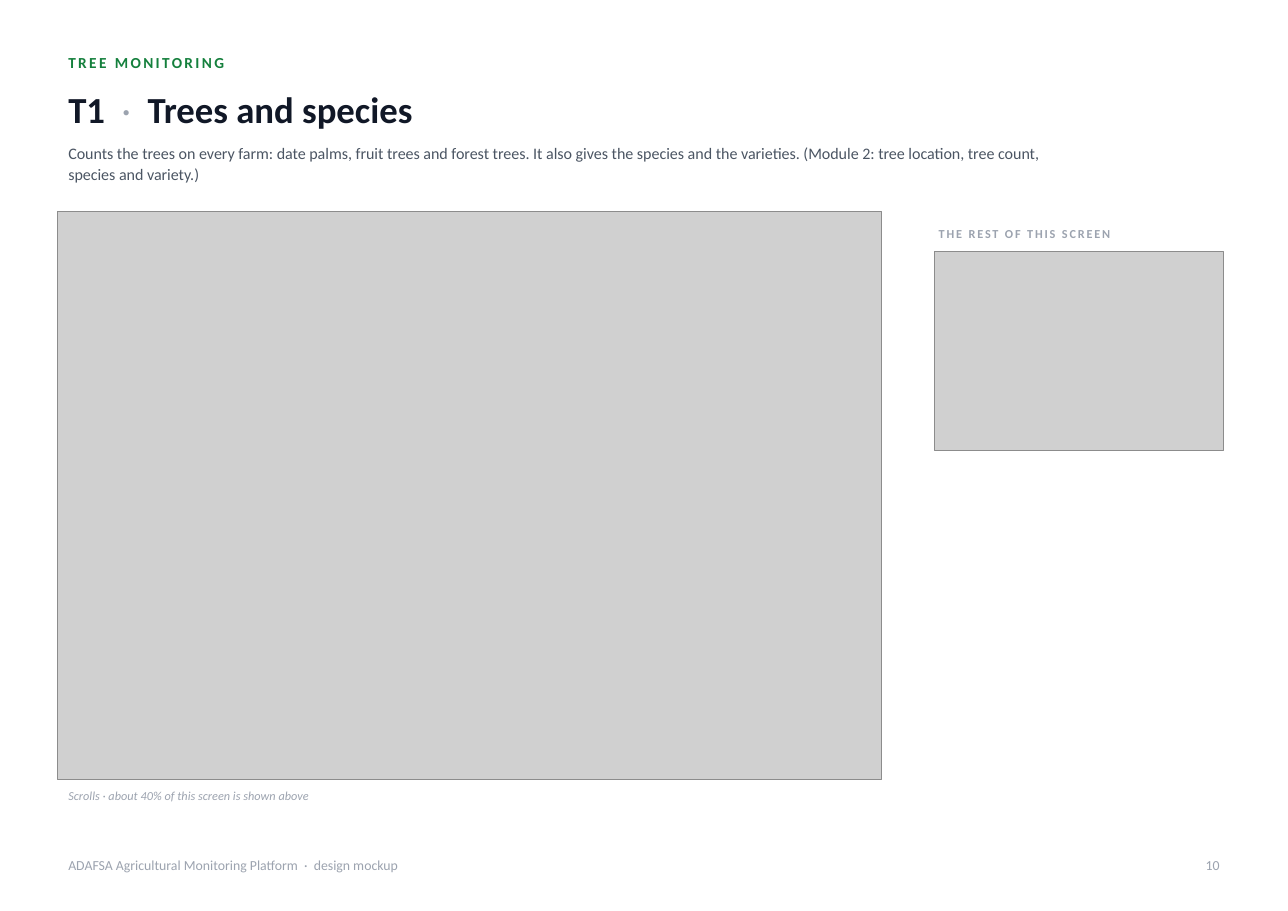
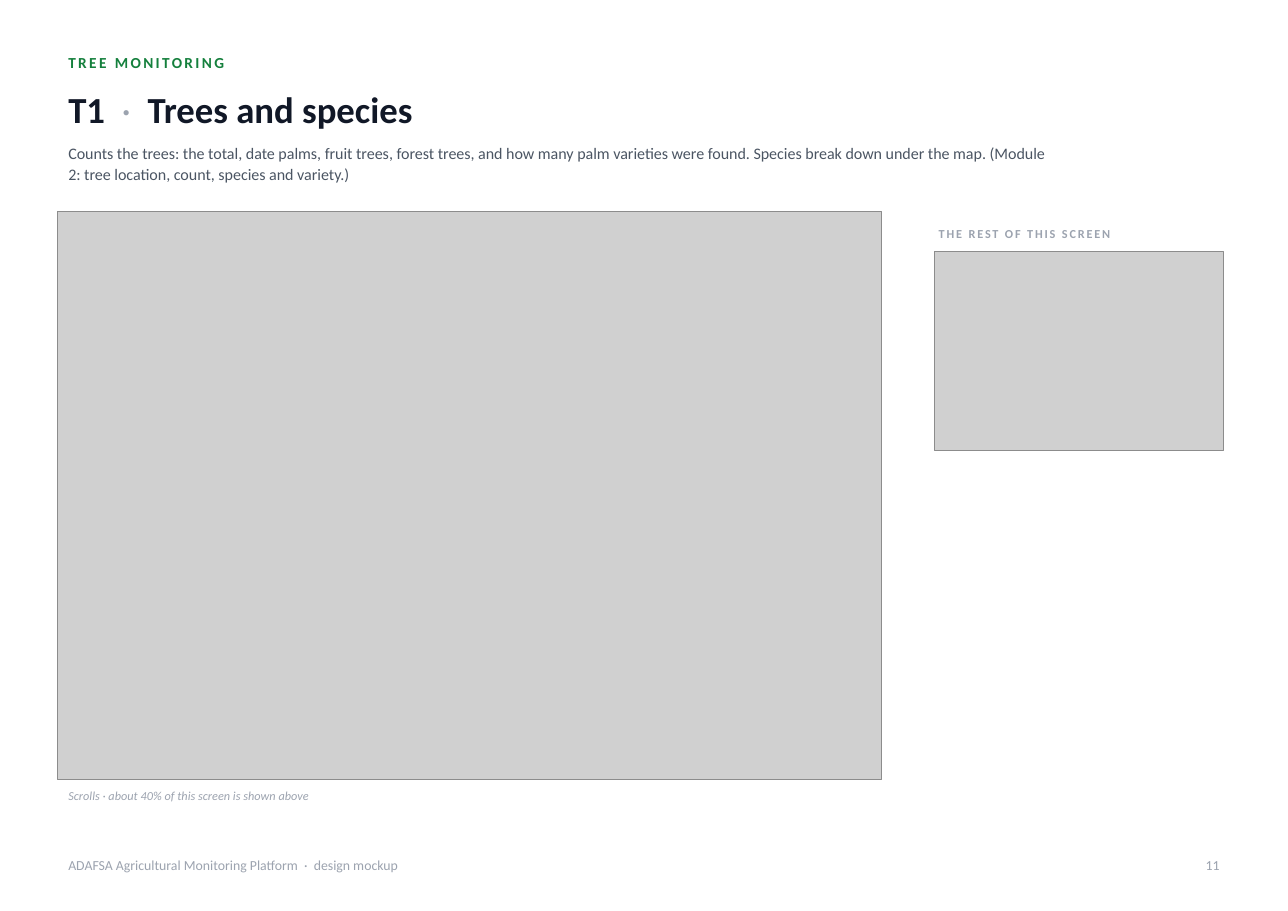
Before and after one commit to romainbigare/adafsa-mockup, a slide deck: slide 11 of docs/ADAFSA_Platform_Screens.pptx (slide 10 before the commit). Drawn at 1288x911 pixels with LibreOffice and Linux fonts; fonts in the diff are those of the drawing; grey boxes stand for pictures. Boxes give left, top, right and bottom in pixels: in the first picture for what was removed or moved away, otherwise in the second. Text is boxed around its words. In the diff, an @@ line names an element or a change of style, - is before the commit and + after.

```diff
--- a/docs/ADAFSA_Platform_Screens.pptx
+++ b/docs/ADAFSA_Platform_Screens.pptx
@@ text at <box>68,147,1045,183</box>: text changed @@
-Counts the trees on every farm: date palms, fruit trees and forest trees. It also gives the species and the varieties. (Module 2: tree location, tree count, species and variety.)
+Counts the trees: the total, date palms, fruit trees, forest trees, and how many palm varieties were found. Species break down under the map. (Module 2: tree location, count, species and variety.)
@@ text at <box>1206,861,1220,870</box>: text changed @@
-10
+11
```
Also in this commit, not shown: 30 other slides changed, 1 slide added, 2 other files.
